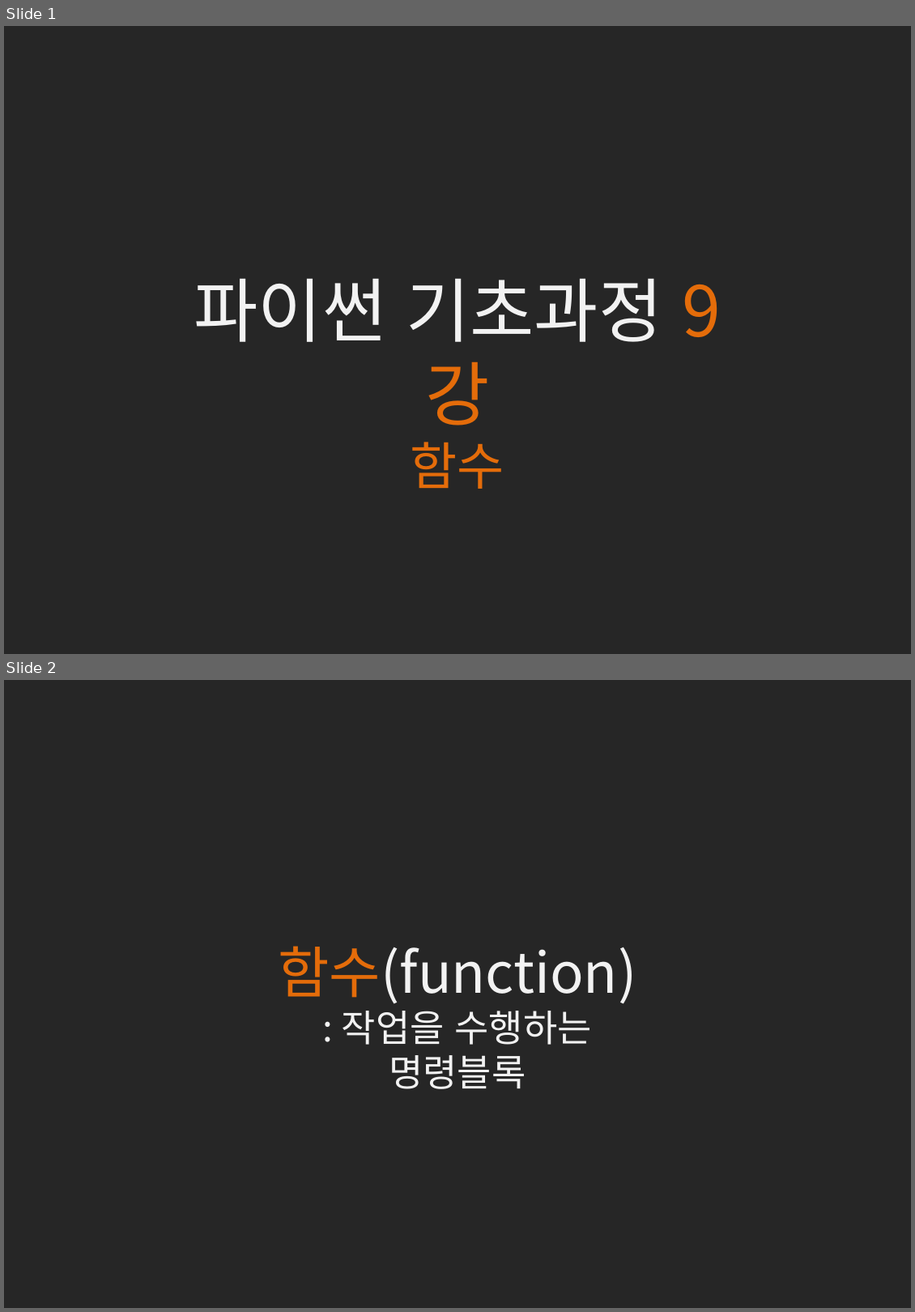
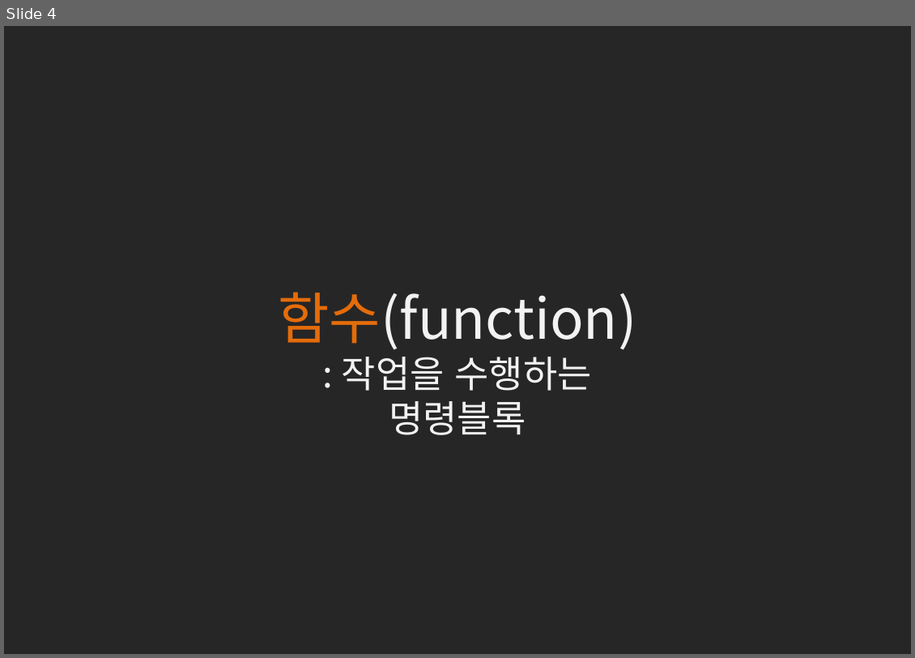
Before and after one commit to kwonkijun/python, a slide deck: 파이썬기초(PPT)/파이썬 기초 9강_함수.pptx. Shown one above the other, each under a label of ours: slides 1 and 2 before the commit, slide 4 after it. The pictures are 915x1312 and 915x658 pixels, drawn with LibreOffice and Linux fonts; fonts in the diff are those of the drawing. Boxes give left, top, right and bottom in pixels: in the first picture for what was removed or moved away, otherwise in the second. Text is boxed around its words. In the diff, an @@ line names an element or a change of style, - is before the commit and + after.

```diff
--- a/파이썬기초(PPT)/파이썬 기초 9강_함수.pptx
+++ b/파이썬기초(PPT)/파이썬 기초 9강_함수.pptx
@@ slide 1 removed at box(4, 26, 911, 654), background #262626 @@
@@ text removed at box(194, 278, 663, 489) @@
-파이썬 기초과정 9강
-함수
@@ what was slide 2 is now slide 4 @@
```
Also in this commit, not shown: 3 slides added, 39 other files.
